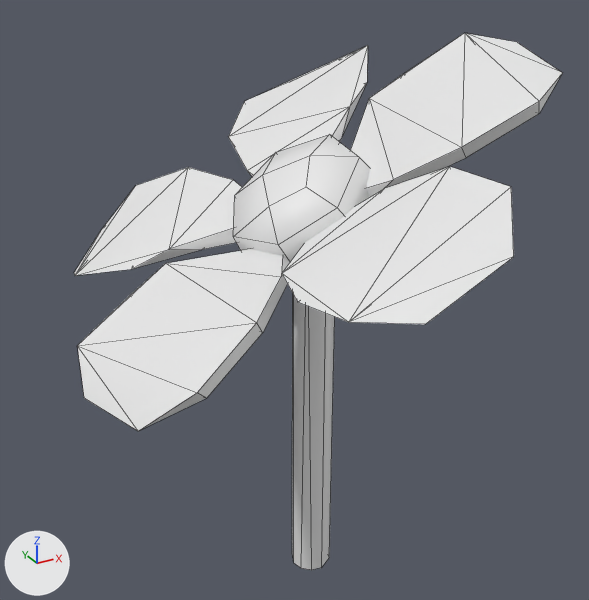
Renders of the FBX model Assets/Users/Eden/Meshes/Flower1.fbx from each side of a commit.
Camera for both pictures: a camera (50 mm lens) standing at (-1.55, -2.67, 2.7) and looking at (-0.1, -0.02, 1.37). The lights are fixed; the arrows at lower left show +X, +Y and +Z. Mesh edges are drawn as thin lines. Materials are left out; every surface is plain grey. Where no turn or scale is listed for an object, it has been applied to the vertices.
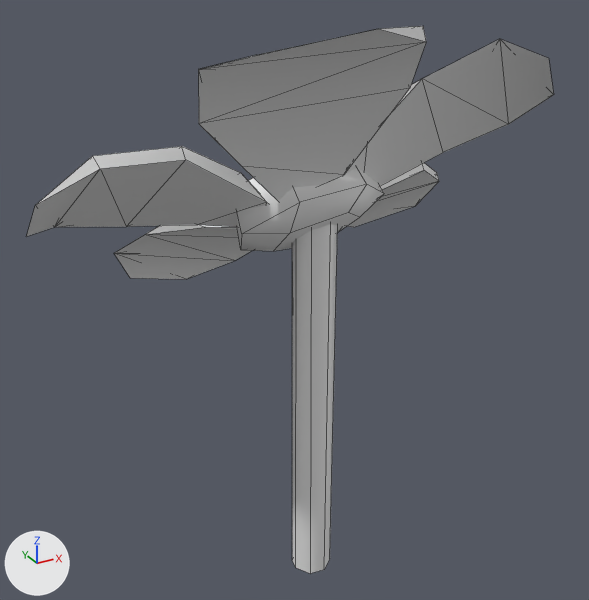
Pixel boxes [x1, y1, x2, y2] of what changed, in the pictures (589 x 600 px):
'Cube.004', added: after [26, 26, 554, 279]
'Cube.010', deleted: before [282, 166, 514, 324]
'Cube.019', deleted: before [77, 249, 290, 431]
'Cylinder.006', reshaped, moved, turned, rescaled: before [292, 295, 335, 570]; after [237, 167, 384, 574]
'Cube.020', deleted: before [351, 33, 562, 197]
'Cylinder.005', deleted: before [233, 135, 370, 262]
'Cube.017', deleted: before [74, 167, 242, 275]
'Cube.002', deleted: before [228, 45, 368, 177]

The change, as a diff of the scene's bpy script:
```diff
--- a/Assets/Users/Eden/Meshes/Flower1.fbx.py
+++ b/Assets/Users/Eden/Meshes/Flower1.fbx.py
@@ me_cylinder_006 @@
 # used by ob_cylinder_006; location = (0.005, 0.001, 0.816); rotation_euler = (1.571, 0.0, 0.0), in degrees (90, 0, 0); scale = (0.01, 0.01, 0.01)
-me_cylinder_006.from_pydata(...)  # 15 vertices, 8 faces; spans x -9.0..9.0, y -82.0..93.0, z -9.0..8.0
+me_cylinder_006.from_pydata(...)  # 39 vertices, 31 faces; spans x -26.0..18.0, y -63.0..91.0, z -22.0..25.0
+# me_cylinder_006 part 1: the whole mesh is rebuilt
@@ me_cube_004 @@
+me_cube_004.from_pydata(...)  # 70 vertices, 95 faces; spans x -71.0..62.0, y -43.0..37.0, z -118.0..35.0
@@ ob_cube_002 @@
-ob_cube_002 = bpy.data.objects.new('Cube.002', me_cube_005)
-ob_cube_002.location = (0.178, 0.471, 1.964)
@@ ob_cylinder_006 @@
 ob_cylinder_006 = bpy.data.objects.new('Cylinder.006', me_cylinder_006)
-ob_cylinder_006.location = (0.005, 0.001, 0.816)
-ob_cylinder_006.rotation_euler = (1.571, 0.0, 0.0)  # degrees (90, 0, 0)
-ob_cylinder_006.scale = (0.01, 0.01, 0.01)
+ob_cylinder_006.location = (-0.009, -0.01, 0.818)
+ob_cylinder_006.rotation_euler = (1.571, 0.0, -1.571)  # degrees (90, 0, -90)
+ob_cylinder_006.scale = (0.0131, 0.0131, 0.0131)
@@ ob_cylinder_005 @@
-ob_cylinder_005 = bpy.data.objects.new('Cylinder.005', me_cylinder_004)
-ob_cylinder_005.location = (-0.048, -0.007, 1.754)
@@ ob_cube_017 @@
-ob_cube_017 = bpy.data.objects.new('Cube.017', me_cube_007)
-ob_cube_017.location = (-0.409, 0.465, 1.623)
@@ ob_cube_010 @@
-ob_cube_010 = bpy.data.objects.new('Cube.010', me_cube_006)
-ob_cube_010.location = (-0.076, -0.6, 1.811)
@@ ob_cube_019 @@
-ob_cube_019 = bpy.data.objects.new('Cube.019', me_cube_008)
-ob_cube_019.location = (-0.589, -0.266, 1.511)
@@ ob_cube_020 @@
-ob_cube_020 = bpy.data.objects.new('Cube.020', me_cube_009)
-ob_cube_020.location = (0.367, -0.252, 2.078)
@@ ob_cube_004 @@
+ob_cube_004 = bpy.data.objects.new('Cube.004', me_cube_004)
+ob_cube_004.location = (-0.188, 0.485, 1.48)
+ob_cube_004.rotation_euler = (-0.763, -0.632, 3.046)  # degrees (-44, -36, 175)
+ob_cube_004.scale = (-0.0131, -0.0131, -0.0131)
```
